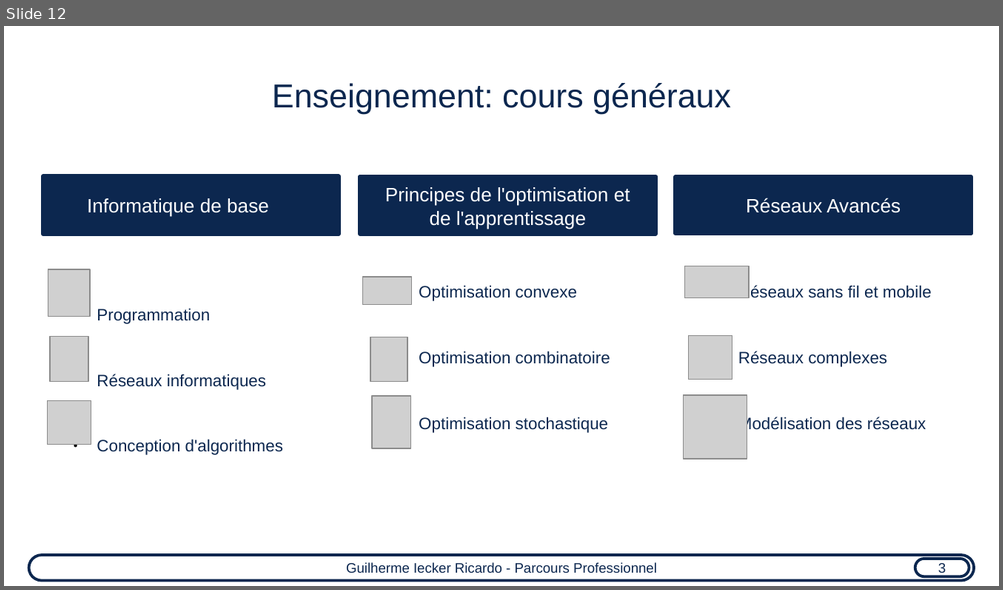
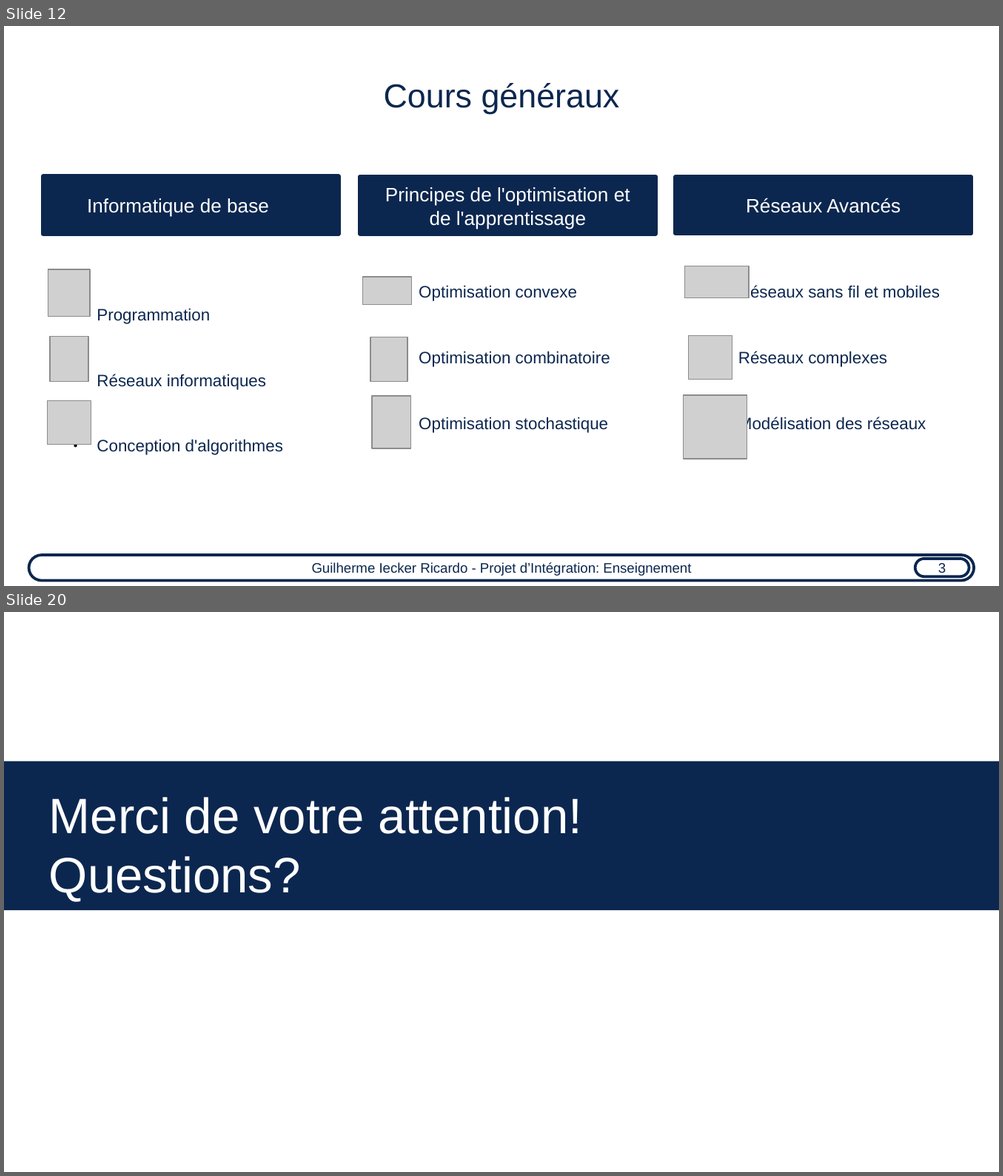
Before and after one commit to guilhermeir/mcf, a slide deck: toulouse_audition.odp. Shown one above the other, each under a label of ours: slide 12 before the commit, slides 12 and 20 after it; the slides between them are not shown. The pictures are 1003x590 and 1003x1176 pixels, drawn with LibreOffice and Linux fonts; fonts in the diff are those of the drawing; grey boxes stand for pictures. Boxes give left, top, right and bottom in pixels: in the first picture for what was removed or moved away, otherwise in the second. Text is boxed around its words. In the diff, an @@ line names an element or a change of style, - is before the commit and + after.

```diff
--- a/toulouse_audition.odp
+++ b/toulouse_audition.odp
@@ slide 20 added at (x1=4, y1=612, x2=999, y2=1172), background #FFFFFF @@
@@ rectangle added at (x1=4, y1=761, x2=999, y2=910), fill #0C274F @@
@@ title added at (x1=49, y1=797, x2=582, y2=902), 36 pt, text #FFFFFF @@
+Merci de votre attention!
+Questions?
@@ slide 12 changed as well @@
@@ title at (x1=384, y1=83, x2=620, y2=114): text changed @@
-Enseignement: cours généraux
+Cours généraux
@@ text at (x1=738, y1=284, x2=939, y2=298): text changed @@
-● Réseaux sans fil et mobile
+● Réseaux sans fil et mobiles
@@ text in rounded rectangle at (x1=312, y1=562, x2=691, y2=576): text changed @@
-Guilherme Iecker Ricardo - Parcours Professionnel
+Guilherme Iecker Ricardo - Projet d’Intégration: Enseignement
```
Also in this commit, not shown: 9 other slides changed, 7 other slides added, 2 slides removed, 1 other file.
